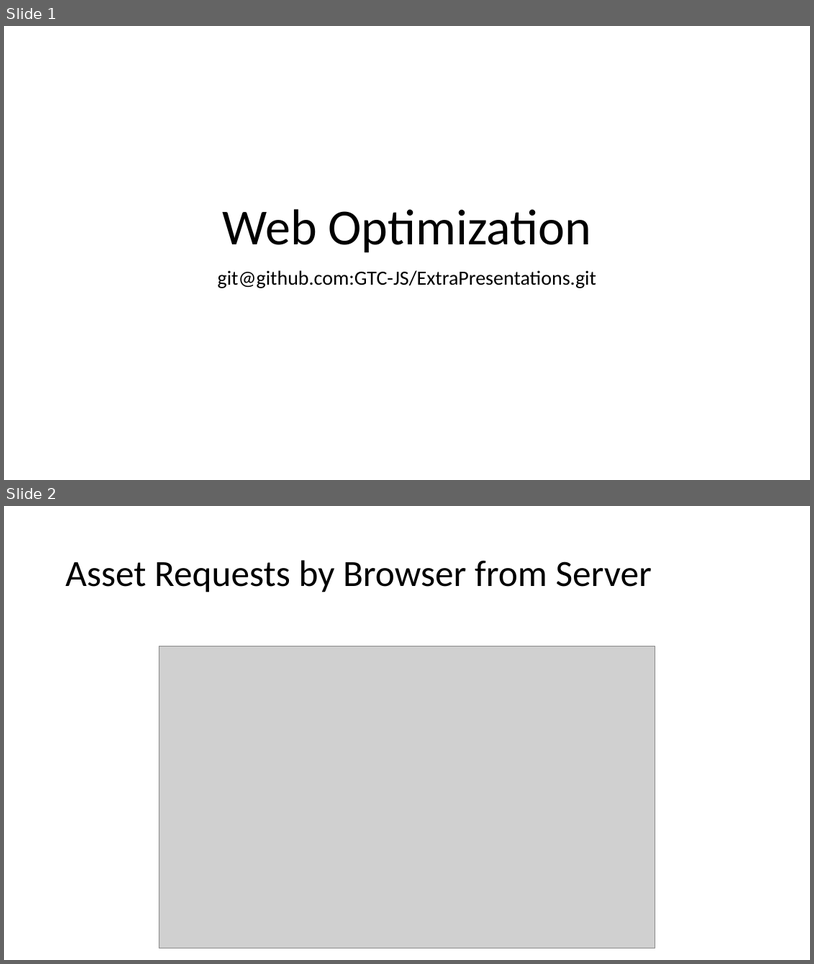
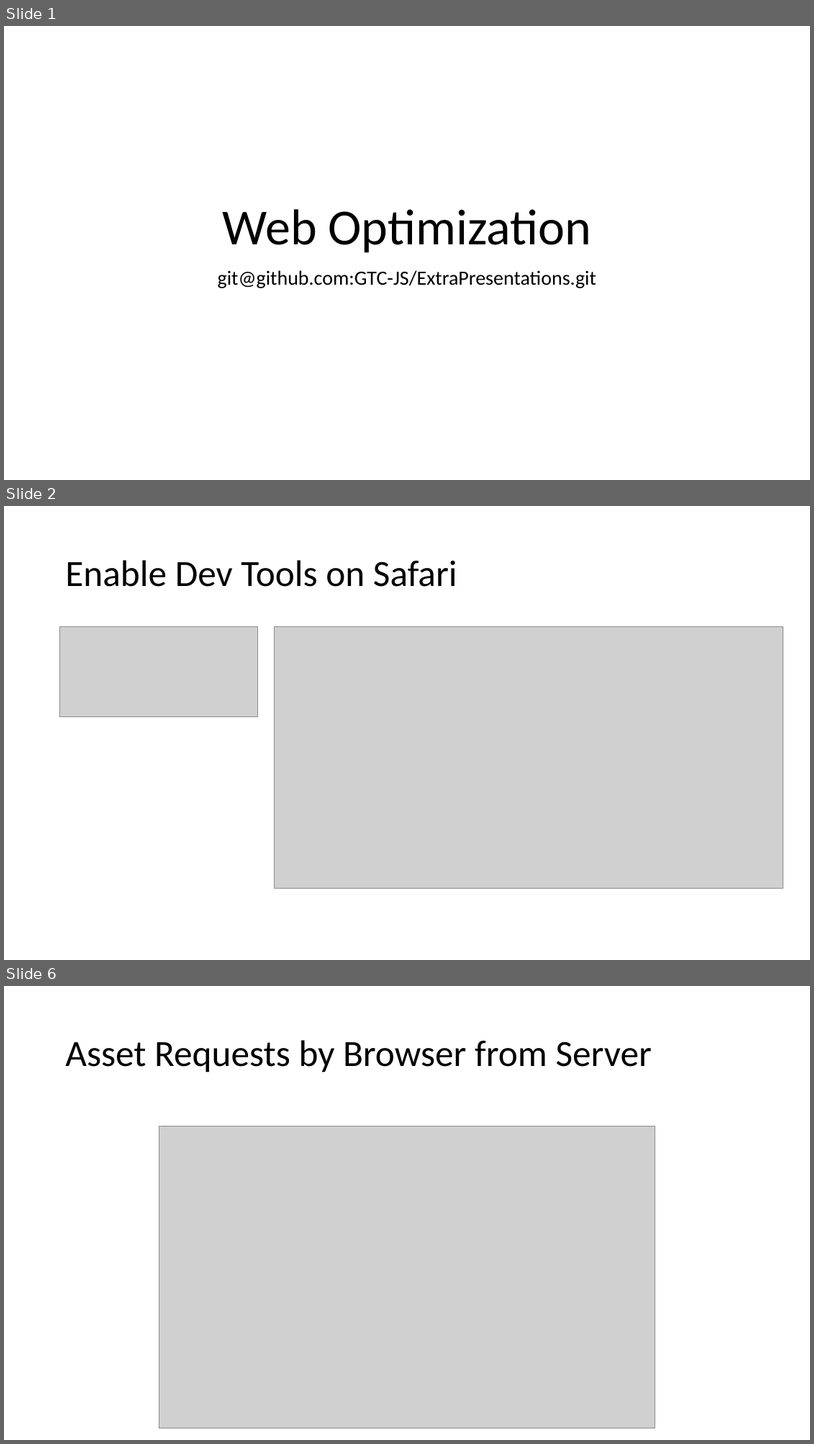
Before and after one commit to GTC-JS/ExtraPresentations, a slide deck: Web Optimization.pptx. Shown one above the other, each under a label of ours: slides 1 and 2 before the commit, slides 1, 2 and 6 after it; the slides between them are not shown. The pictures are 814x964 and 814x1444 pixels, drawn with LibreOffice and Linux fonts; fonts in the diff are those of the drawing; grey boxes stand for pictures. Boxes give left, top, right and bottom in pixels: in the first picture for what was removed or moved away, otherwise in the second. Text is boxed around its words. In the diff, an @@ line names an element or a change of style, - is before the commit and + after.

```diff
--- a/Web Optimization.pptx
+++ b/Web Optimization.pptx
@@ slide 2 added at <box>4,506,810,960</box>, background #FFFFFF @@
@@ title added at <box>65,560,458,587</box>, 44 pt, text #000000 @@
+Enable Dev Tools on Safari
@@ picture added at <box>59,627,258,717</box> @@
@@ picture added at <box>275,627,784,888</box> @@
@@ what was slide 2 is now slide 6 @@
```
Also in this commit, not shown: 17 other slides added.
